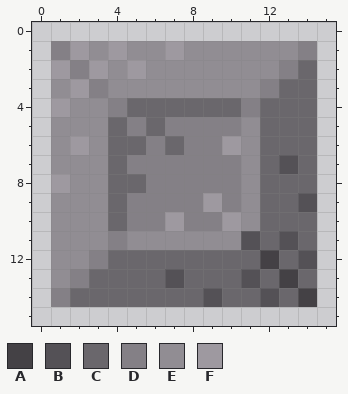
Two states of a pixel-art sprite, src/main/resources/images/inf_wall.png. Above is the file before it was changed.
The file is 16x16 pixels.
Palette (. is transparent): A #444145  B #545156  C #6a676c  D #848086  E #918d93  F #9e99a0
Pixels before, first column x 1:
 1 DFEFEEFEEEEEED
 2 FDFEFEEEEEEEDC
 3 EFDEEEEEEEEDCC
 4 FEEDCCCCCCDCCC
 5 EEECDCDDDDECCC
 6 EFECCDCDDFECCC
 7 EEECDDDDDDECBC
 8 FEECCDDDDDECCC
 9 EEECDDDDFDECCB
10 EEECDDFDDFECCC
11 EEEDEEEEEEBCBC
12 EEDCCCCCCCCACB
13 EDCCCCBCCCBCAC
14 DCCCCCCCBCCBCA
Now the later version:
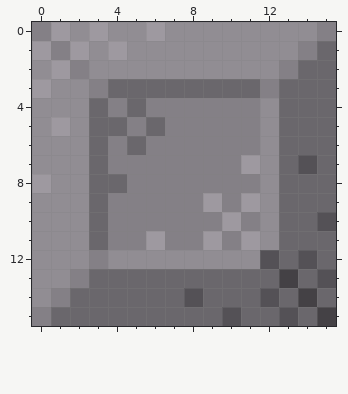
Change:
Changed rows in their new state; - is an unchanged pixel.
first column x 0:
 0 DFEFEEFEEEEEEEED
 1 F------E-------C
 2 E--E-E---------C
 3 F-E-CCCCCCCC---C
 4 EE-C--DDDDD-E--C
 5 EF-C-------DE--C
 6 E-ECD--D--DDE--C
 7 E--CD------FECBC
 8 FE-C-D-----DE--C
 9 E--CD------FE-CC
10 E--CD--D---DE--B
11 E--C-DFDDFDFEC-C
12 E---EEEEEEEEB--C
13 E------C---C---B
14 E-------BC-----C
15 DCCCCCCCCCBCCBCA
Pixel boxes of the changes (left, top, right, bottom) in both pictures:
changed: (32, 22, 336, 326)
